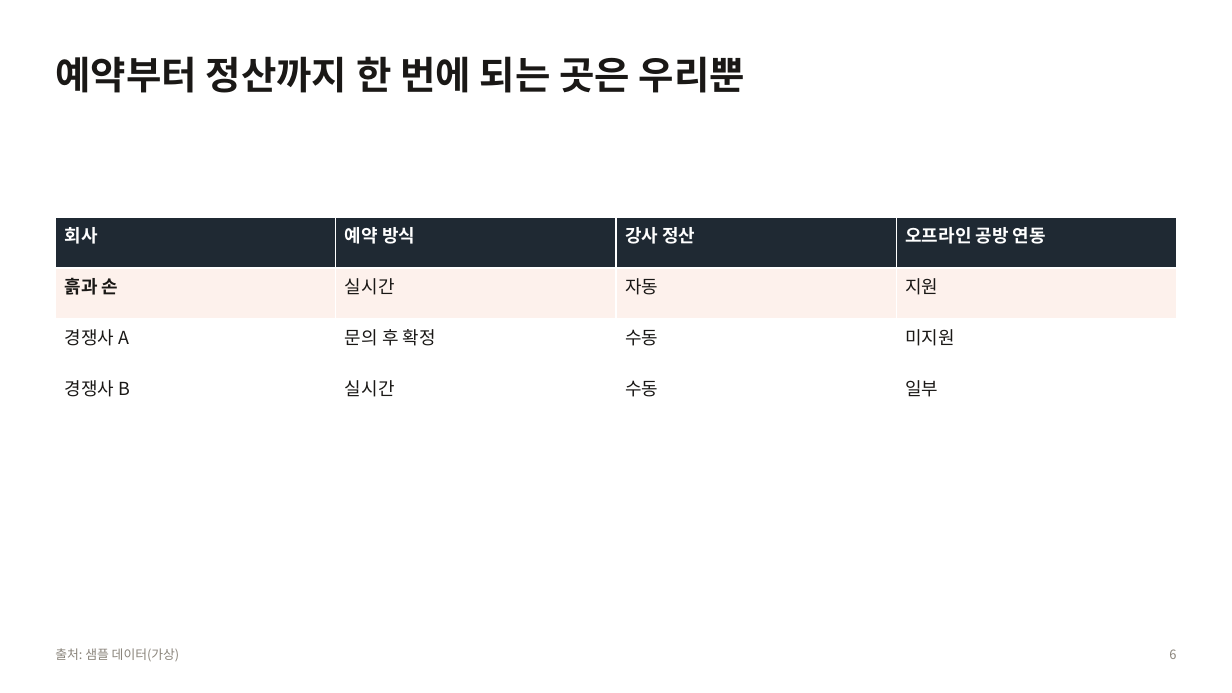
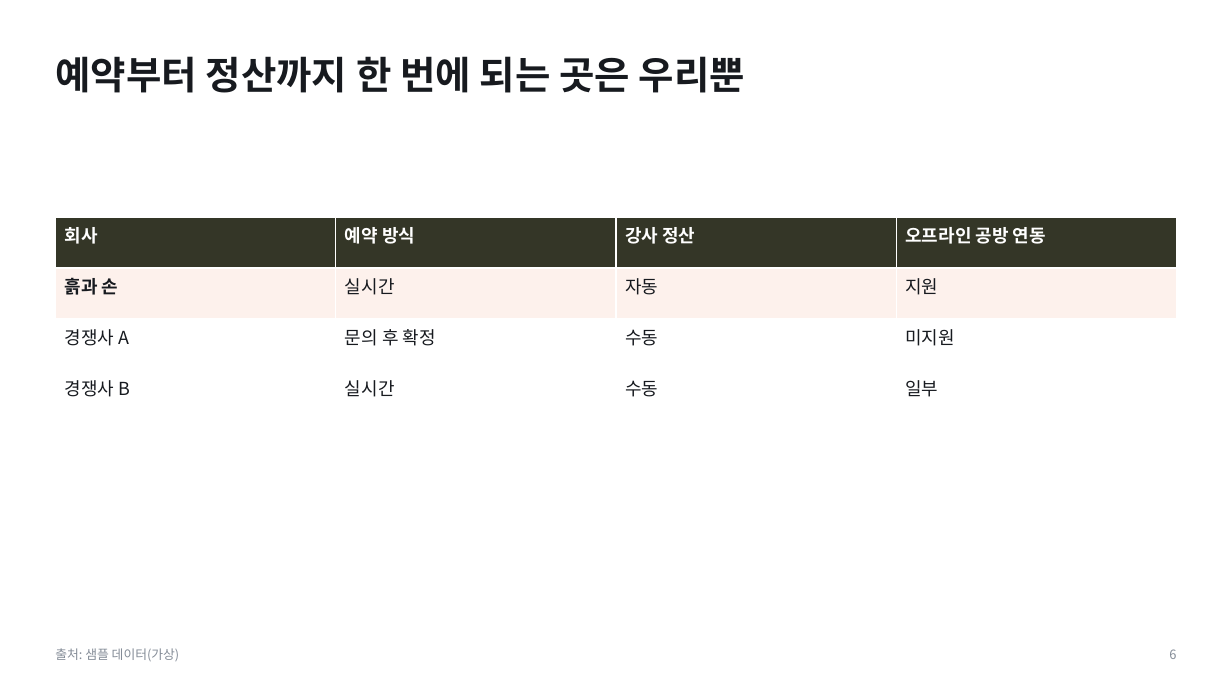
Before and after one commit to pck9880-sys/claude-design, a slide deck: slide 6 of output/ir-sample/deck.pptx. Drawn at 1232x693 pixels with LibreOffice and Linux fonts; fonts in the diff are those of the drawing. Boxes give left, top, right and bottom in pixels: in the first picture for what was removed or moved away, otherwise in the second. Text is boxed around its words. In the diff, an @@ line names an element or a change of style, - is before the commit and + after.

```diff
--- a/output/ir-sample/deck.pptx
+++ b/output/ir-sample/deck.pptx
@@ table at [55,217,1176,421] @@
@@ fill #1F2933 to #343627 in row 1 @@
@@ text colour #1A1816 to #171A1F in "흙과 손", "실시간", "자동", "지원" and 8 more places @@
@@ text "출처: 샘플 데이터(가상)" at [55,648,179,661]: text colour #8A847B to #848C97 @@
@@ text "6" at [1169,649,1176,659]: text colour #8A847B to #848C97 @@
```
Also in this commit, not shown: 8 other slides changed, 16 other files.
